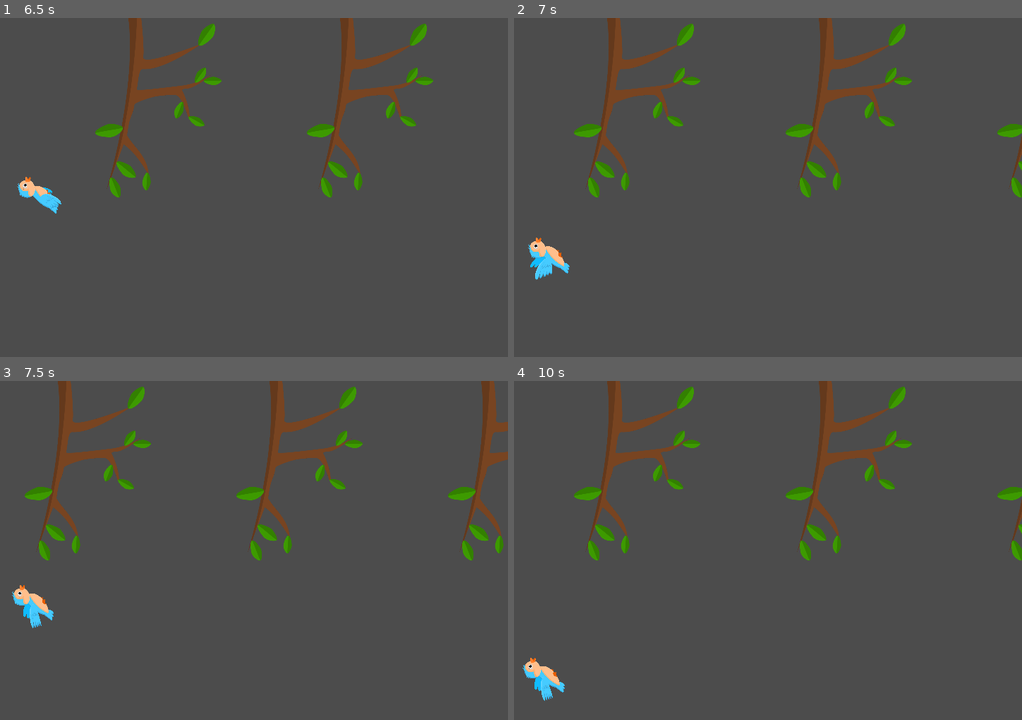
Above: before the commit, frames 1-4 (two rows, left to right).
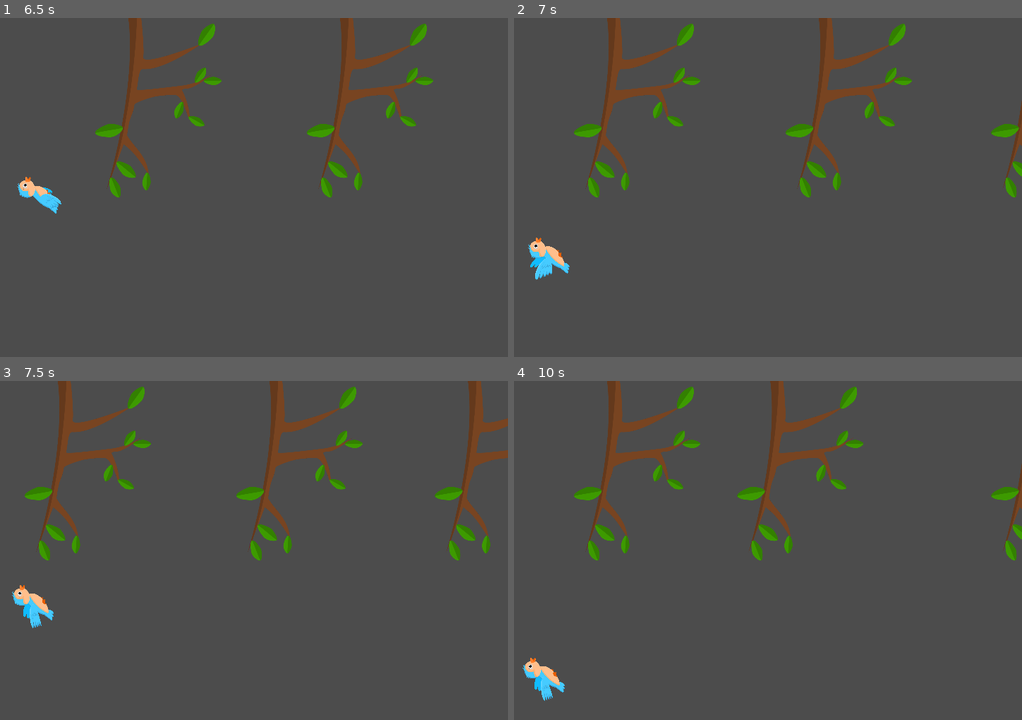
Above: after the commit, the same moments.

Repository: benfernandes/gamejam-august-2020
Game: Godot game, scene res://flappy-bird/FlappyBirdMain.tscn
Two runs of this game, one before a commit and one after it. Both use one fixed random seed, a clock stepped at 60 frames per second and the inputs below. This scene is started directly instead of the project's main scene.
Inputs (mouse positions are in pixels of both pictures, inside the frame that each line leads up to):
- Up to frame 1 (6.5 s): click "START" at 0.5 s; move the mouse to (365, 170) at 1.27 s; click (365, 170) at 1.42 s; tap Space (flap) at 1.52, 1.82, 2.27, 2.57, 3.77, 4.07, 4.52, 4.82, 5.27, 5.57 s; move the mouse to (152, 204) at 2.02 s; click (152, 204) at 2.17 s; move the mouse to (304, 112) at 2.77 s; click (304, 112) at 2.92 s; move the mouse to (228, 255) at 3.52 s; click (228, 255) at 3.67 s; move the mouse to (406, 238) at 4.27 s; click (406, 238) at 4.42 s; move the mouse to (101, 136) at 5.02 s; click (101, 136) at 5.17 s; move the mouse to (279, 187) at 5.77 s; click (279, 187) at 5.92 s
- Up to frame 2 (7 s): move the mouse to (691, 102) at 6.52 s; click (691, 102) at 6.67 s; tap Space (flap) at 6.77 s
- Up to frame 3 (7.5 s): tap Space (flap) at 7.07 s; move the mouse to (365, 533) at 7.27 s; click (365, 533) at 7.42 s
- Up to frame 4 (10 s): tap Space (flap) at 7.52, 7.82, 8.27, 8.57, 9.77 s; move the mouse to (666, 567) at 8.02 s; click (666, 567) at 8.17 s; move the mouse to (818, 475) at 8.77 s; click (818, 475) at 8.92 s; move the mouse to (742, 618) at 9.52 s; click (742, 618) at 9.67 s

Frame 1 is identical in both runs. In frame 2, 0.5% of the frame differs, in the area x 93-100%, y 24-53%; in frame 3, 2.5%; in frame 4, 4.8%, in the area x 43-100%, y 0-53%.

Commit message:
Increase difficulty as it progresses

Diff:
--- a/flappy-bird/FlappyBird.gd
+++ b/flappy-bird/FlappyBird.gd
@@ -2,6 +2,8 @@
 
 var obstacle_timer
 var goal_timer
+var difficulty_timer
+
 var speed = 100
 var branch1
 var goal
@@ -25,13 +27,19 @@
 	goal_timer = Timer.new()
 	add_child(goal_timer)
 	goal_timer.connect("timeout", self, "prepare_goal")
-	goal_timer.set_wait_time(20.0)
+	goal_timer.set_wait_time(40.0)
 	goal_timer.set_one_shot(false) # Make sure it loops
 	goal_timer.start()
 
-func set_difficulty(difficulty):
-	obstacle_timer.set_wait_time(3 - (0.2 * difficulty))
-	speed = 100 + (20 * difficulty)
+	difficulty_timer = Timer.new()
+	add_child(difficulty_timer)
+	difficulty_timer.connect("timeout", self, "increase_difficulty")
+	difficulty_timer.set_wait_time(5.0)
+	difficulty_timer.set_one_shot(false) # Make sure it loops
+	difficulty_timer.start()
+
+func increase_difficulty():
+	speed = speed + 20
 
 func create_obstacle():
 	var obstacle = branch1.instance()
@@ -39,14 +47,17 @@
 	obstacle.set_speed(speed)
 
 func prepare_goal():
+	print("prepare goal")
 	obstacle_timer.stop()
 	goal_timer.stop()
-	goal_timer.connect("timeout", self, "create_goal")
-	goal_timer.set_wait_time(3.0)
-	goal_timer.start()
+	var new_timer = Timer.new()
+	add_child(new_timer)
+	new_timer.connect("timeout", self, "create_goal")
+	new_timer.set_wait_time(3.0)
+	new_timer.set_one_shot(true) # Make sure it doesn't loop
+	new_timer.start()
 
 func create_goal():
-	goal_timer.stop()
 	var goal_instance = goal.instance()
 	add_child(goal_instance)
 	goal_instance.set_speed(speed)
